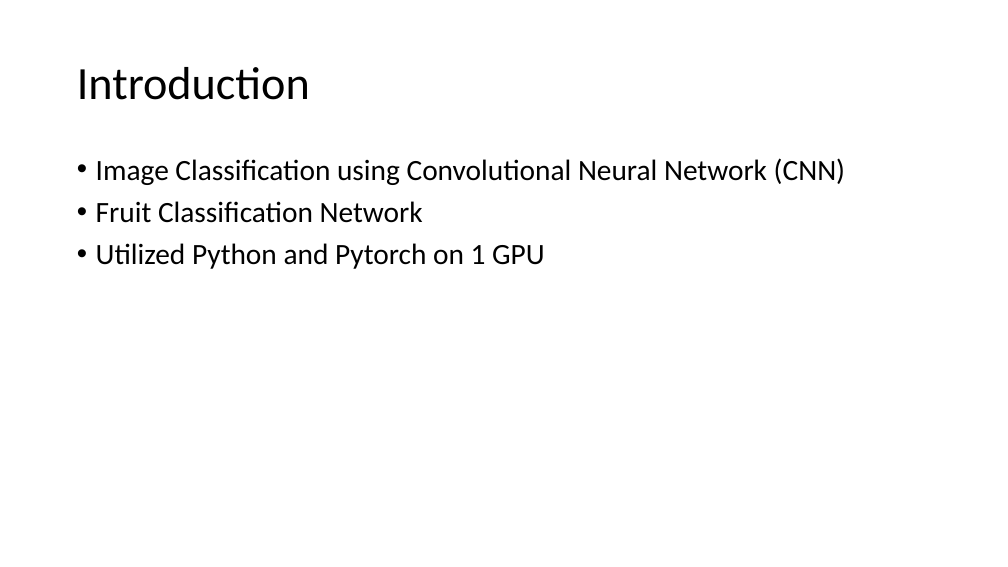
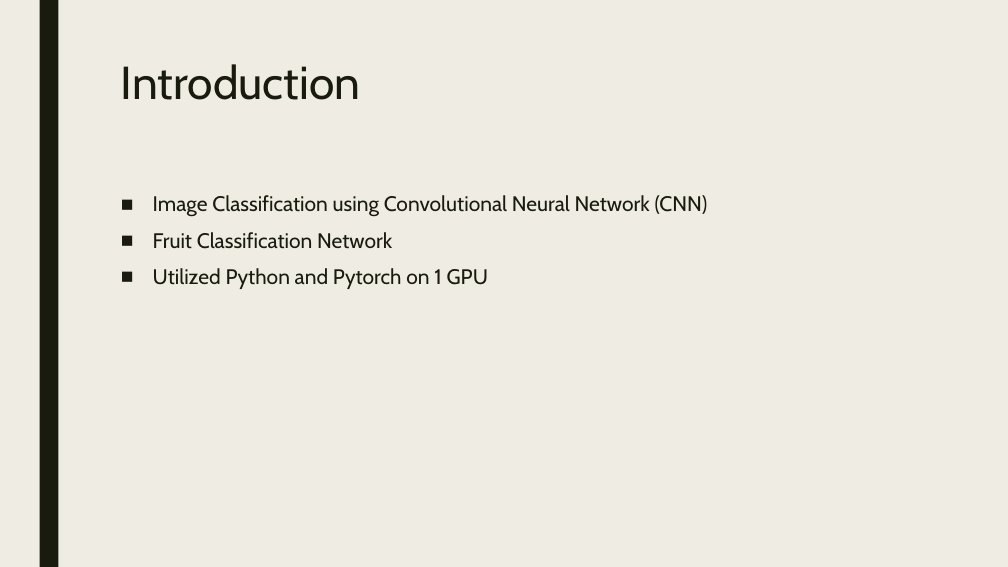
Before and after one commit to htappa/CNN-ImageClassification, a slide deck: slide 2 of Final-Group-Presentation/Group4ProjectPresentation.pptx. Drawn at 1008x567 pixels with LibreOffice and Linux fonts; fonts in the diff are those of the drawing. Boxes give left, top, right and bottom in pixels: in the first picture for what was removed or moved away, otherwise in the second. Text is boxed around its words. In the diff, an @@ line names an element or a change of style, - is before the commit and + after.

```diff
--- a/Final-Group-Presentation/Group4ProjectPresentation.pptx
+++ b/Final-Group-Presentation/Group4ProjectPresentation.pptx
@@ background #FFFFFF to #EFEDE3 @@
@@ rectangle added at box(39, 0, 58, 567), fill #191B0E @@
@@ title "Introduction": place and size @@
-title "Introduction" at box(77, 67, 310, 100)
+title "Introduction" at box(121, 64, 360, 100)
@@ title "Introduction" at box(121, 64, 360, 100): font Calibri to Cabin, text colour #000000 to #191B0E; line spacing 0.9 to 0.89; vertical alignment middle to top @@
@@ text "Image Classification using Convolutional Neural ...": place and size @@
-text "Image Classification using Convolutional Neural ..." at box(96, 158, 845, 269)
+text "Image Classification using Convolutional Neural ..." at box(153, 195, 708, 289)
@@ text "Image Classification using Convolutional Neural ..." at box(153, 195, 708, 289): size 28 to 20 pt, font Calibri to Cabin, text colour #000000 to #191B0E; bullet • to ■; line spacing 0.9 to 0.94; more space between paragraphs @@
```
Also in this commit, not shown: 8 other slides changed, 4 slides added, 2 slides removed, 1 other file.
